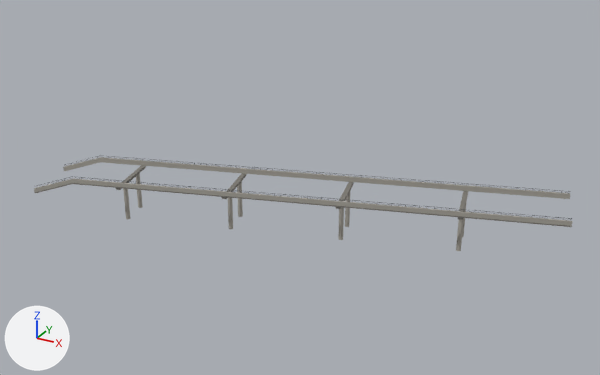
A saved change to the glTF model public/models/landmarks/bruecke-100165991.glb.
Before and after are seen from a camera (50 mm lens) standing at (112.1, -198.9, 99.4) and looking at (1.6, 2.2, -1.2). The axes (+X, +Y, +Z) are drawn at lower left. The lights are the same throughout. The picture after the commit comes second. Objects named as collision shapes, trigger or cutter boxes, shadow casters or lower levels of detail are left out. Where no turn or scale is listed for an object, it has been applied to the vertices. Vertices at exactly the same position are counted once.

The first picture shows 'bruecke-100165991_lod0'.
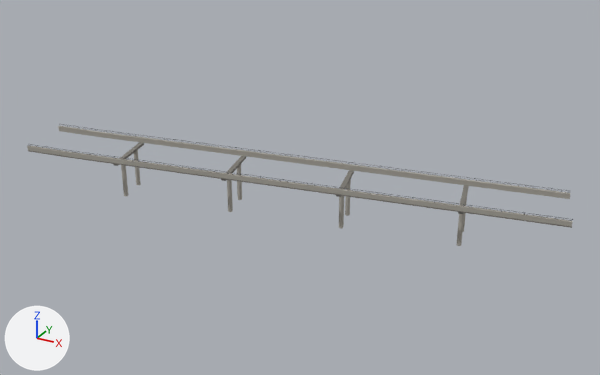
Pixel boxes [x1, y1, x2, y2] of what changed, in the pictures (600 x 375 px; the box of a moved part takes in the faces that stretch with it):
'bruecke-100165991_lod0', reshaped (27% taller)
    before: [34, 155, 573, 251]
    after: [27, 124, 573, 246]
part 1 of me_bruecke_100165991_lod0, moved or reshaped
    before: [228, 198, 233, 229]
    after: [227, 180, 233, 212]
part 2 of me_bruecke_100165991_lod0, moved or reshaped
    before: [338, 207, 344, 240]
    after: [339, 196, 344, 228]
part 3 of me_bruecke_100165991_lod0, moved or reshaped
    before: [123, 188, 130, 219]
    after: [121, 165, 128, 196]
part 4 of me_bruecke_100165991_lod0, moved or reshaped
    before: [345, 192, 350, 227]
    after: [345, 179, 351, 216]
part 5 of me_bruecke_100165991_lod0, moved or reshaped
    before: [136, 173, 143, 208]
    after: [134, 150, 141, 185]
part 6 of me_bruecke_100165991_lod0, moved or reshaped
    before: [237, 181, 243, 217]
    after: [237, 164, 242, 200]
part 7 of me_bruecke_100165991_lod0, moved or reshaped
    before: [456, 218, 464, 251]
    after: [456, 213, 464, 246]
part 8 of me_bruecke_100165991_lod0, moved or reshaped
    before: [34, 183, 572, 227]
    after: [28, 150, 572, 228]
part 9 of me_bruecke_100165991_lod0, moved or reshaped
    before: [116, 165, 146, 190]
    after: [114, 142, 144, 166]
part 10 of me_bruecke_100165991_lod0, moved or reshaped
    before: [222, 173, 246, 199]
    after: [221, 156, 246, 181]
part 11 of me_bruecke_100165991_lod0, moved or reshaped
    before: [336, 182, 354, 209]
    after: [336, 170, 354, 197]
part 12 of me_bruecke_100165991_lod0, moved or reshaped
    before: [458, 191, 468, 220]
    after: [458, 185, 469, 214]
part 13 of me_bruecke_100165991_lod0, moved or reshaped
    before: [34, 155, 559, 223]
    after: [27, 124, 568, 222]

Diff of the bpy script that builds the scene:
```diff
--- a/public/models/landmarks/bruecke-100165991.glb.py
+++ b/public/models/landmarks/bruecke-100165991.glb.py
@@ me_bruecke_100165991_lod0 @@
 # used by ob_bruecke_100165991_lod0; location = (0.0, 0.0, 0.0)
-me_bruecke_100165991_lod0.from_pydata(...)  # 2864 vertices, 5000 faces; spans x -82.0..80.0, y -29.0..28.0, z -15.0..3.0
+me_bruecke_100165991_lod0.from_pydata(...)  # 2864 vertices, 5000 faces; spans x -82.0..80.0, y -29.0..29.0, z -11.0..9.0
+# me_bruecke_100165991_lod0 part 1: the loose piece of 24 vertices spanning x -17.0..-16.0, y -9.0..-8.0, z -14.0..-2.0 is moved by (0.0, 0.0, 6.0)
+# me_bruecke_100165991_lod0 part 2: the loose piece of 24 vertices spanning x 16.0..18.0, y -1.0..0.0, z -14.0..-2.0 is moved by (0.0, 0.0, 4.0)
+# me_bruecke_100165991_lod0 part 3: the loose piece of 24 vertices spanning x -51.0..-49.0, y -18.0..-16.0, z -15.0..-3.0 is moved by (0.0, 0.0, 8.0)
+# me_bruecke_100165991_lod0 part 4: the loose piece of 24 vertices spanning x 14.0..15.0, y 8.0..9.0, z -14.0..-2.0 is moved by (0.0, 0.0, 4.0)
+# me_bruecke_100165991_lod0 part 5: the loose piece of 24 vertices spanning x -53.0..-51.0, y -9.0..-8.0, z -15.0..-3.0 is moved by (0.0, 0.0, 8.0)
+# me_bruecke_100165991_lod0 part 6: the loose piece of 24 vertices spanning x -19.0..-18.0, y -1.0..1.0, z -14.0..-2.0 is moved by (0.0, 0.0, 6.0)
+# me_bruecke_100165991_lod0 part 7: the loose piece of 24 vertices spanning x 49.0..51.0, y 7.0..8.0, z -13.0..-1.0 is moved by (0.0, 0.0, 2.0)
+# me_bruecke_100165991_lod0 part 8: the loose piece of 168 vertices spanning x -77.0..80.0, y -29.0..10.0, z -8.0..1.0 is multiplied about its middle by the matrix ((0.996, 0.016, -0.001), (0.016, 0.935, 0.002), (0.182, -0.877, 0.01)), then moved by (0.0, 0.0, 7.0)
+# me_bruecke_100165991_lod0 part 9: the loose piece of 8 vertices spanning x -54.0..-48.0, y -22.0..-3.0, z -3.0 is moved by (0.0, 0.0, 8.0)
+# me_bruecke_100165991_lod0 part 10: the loose piece of 8 vertices spanning x -21.0..-15.0, y -14.0..5.0, z -2.0 is moved by (0.0, 0.0, 6.0)
+# me_bruecke_100165991_lod0 part 11: the loose piece of 8 vertices spanning x 13.0..19.0, y -5.0..13.0, z -2.0..-1.0 is moved by (0.0, 0.0, 4.0)
+# me_bruecke_100165991_lod0 part 12: the loose piece of 8 vertices spanning x 46.0..52.0, y 3.0..21.0, z -1.0..0.0 is moved by (0.0, 0.0, 2.0)
+# me_bruecke_100165991_lod0 part 13: 2224 of 2864 vertices moved; they spanned x -82.0..71.0, y -29.0..27.0, z -8.0..3.0 and now span x -82.0..71.0, y -29.0..28.0, z 1.0..9.0; mean shift (0.0, 0.0, 5.0); largest move (-77.0, -29.0, -6.0) -> (-77.0, -29.0, 9.0)
+# other edits to the shape of me_bruecke_100165991_lod0 do not show in these pictures
 me_bruecke_100165991_lod0.materials.append(mat_plaster)
```
